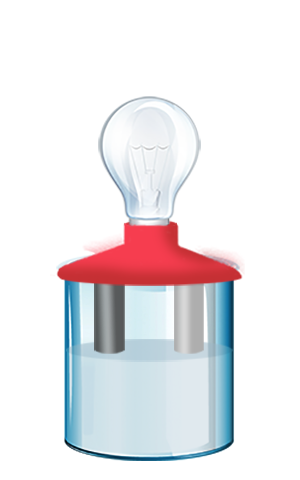
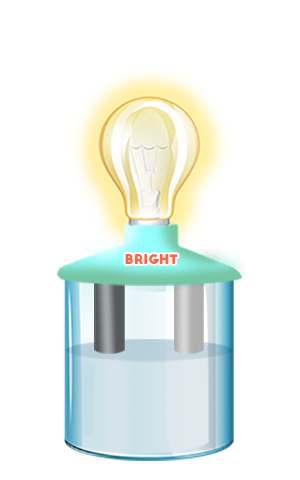
Comparing the layer stacks of the two 300x480 images. Changes:
added layer "Bright" above "shadow top left" over [125, 254, 178, 264]
renamed "Layer 9" to "shadow top left", showed it over [69, 187, 154, 274]
renamed "Layer 4" to "fully lit", showed it over [70, 66, 237, 258]
hid "Layer 1" over [56, 250, 240, 461]
